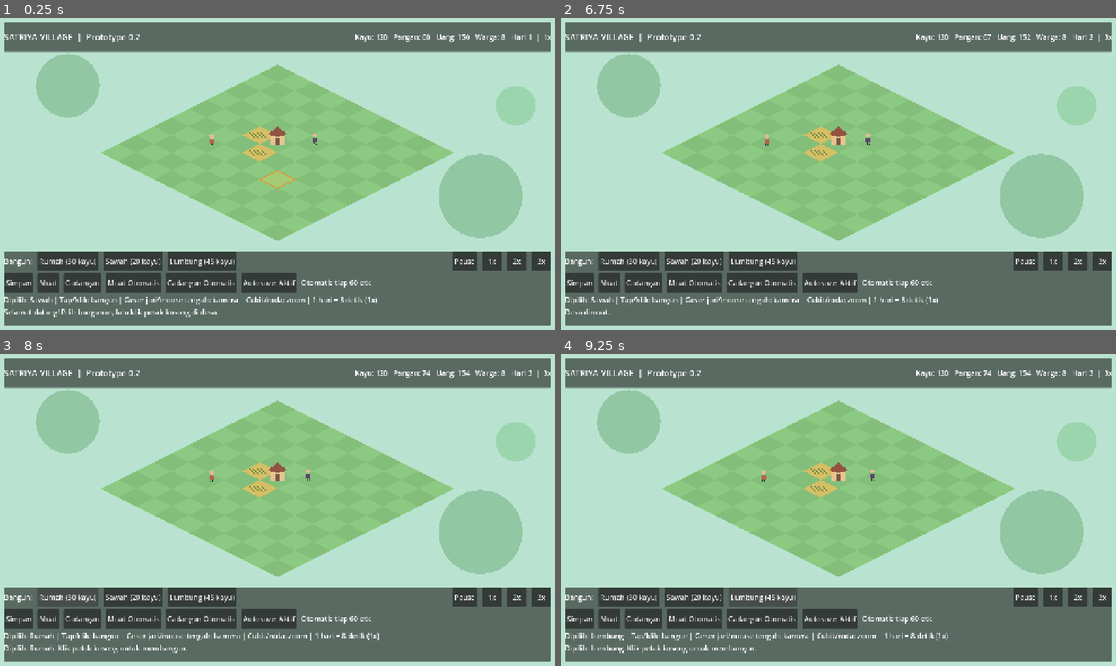
Above: before the commit, frames 1-4 (two rows, left to right).
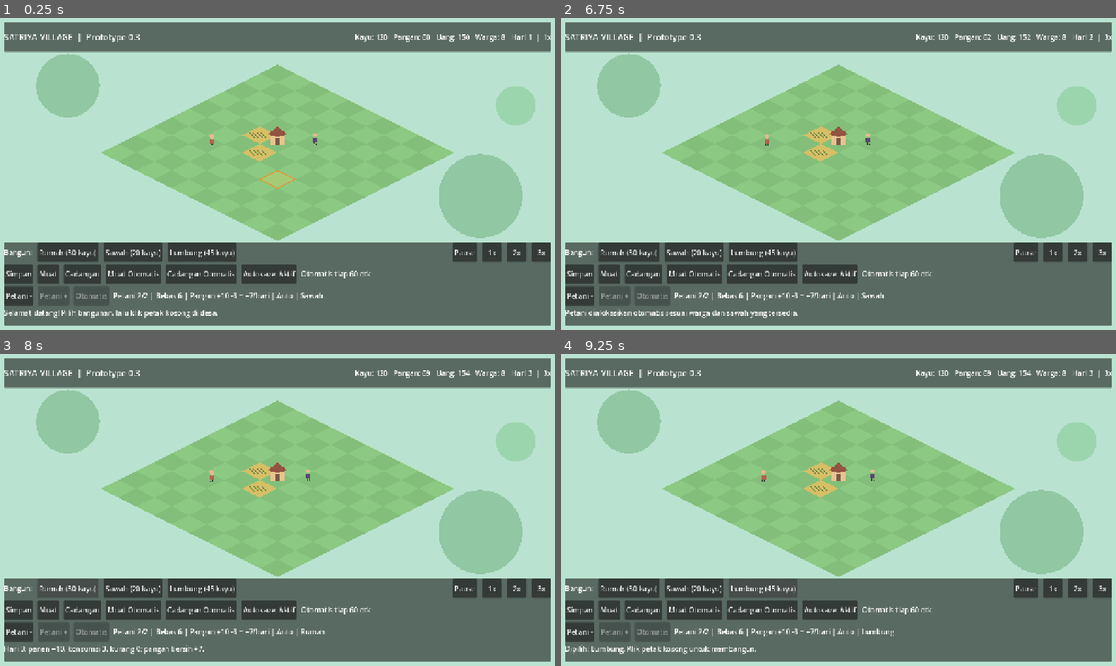
Above: after the commit, the same moments.

Repository: lalalostcode/satriya-village
Game: Godot game, scene res://scenes/main.tscn
The game is run twice, just before and just after one commit, with the same random seed, the same clock (stepped at 60 frames per second) and the same inputs.
Inputs (mouse positions are in pixels of both pictures, inside the frame that each line leads up to):
- Up to frame 1 (0.25 s): no input
- Up to frame 2 (6.75 s): click "Pause" at 0.5 s; click "1x" at 1.25 s; click "2x" at 2 s; click "3x" at 2.75 s; click "Simpan" at 3.5 s; click "Muat" at 4.25 s; click (577, 295) at 5 s, where only the run after the commit has a clickable "Petani -"; click (616, 295) at 5.75 s, where only the run after the commit has a clickable "Petani +"; click (649, 295) at 6.5 s, where only the run after the commit has a clickable "Otomatis"
- Up to frame 3 (8 s): click "Rumah (30 kayu)" at 7.25 s
- Up to frame 4 (9.25 s): click "Sawah (20 kayu)" at 8 s; click "Lumbung (45 kayu)" at 8.75 s

The runs differ from the first frame. In frame 1, 7.8% of the frame differs, in the area x 0-100%, y 5-97%; in frame 2, 7.9%; in frame 3, 7.9%; in frame 4, 7.7%.

Commit message:
feat: add aggregate farm workers and observable production

Diff:
--- a/scripts/main.gd
+++ b/scripts/main.gd
@@ -38,6 +38,9 @@
 var autosave_button: Button
 var hud_header: PanelContainer
 var hud_footer: PanelContainer
+var farm_minus_button: Button
+var farm_plus_button: Button
+var farm_auto_button: Button
 
 
 func _ready() -> void:
@@ -58,6 +61,8 @@
     for i in days:
         settlement.advance_day()
     if days > 0:
+        var report: Dictionary = settlement.last_day_report
+        status_label.text = "Hari %d: panen +%d, konsumsi %d, kurang %d; pangan bersih %+d." % [clock.day, report.produced, report.consumed, report.unmet, report.net]
         _update_hud()
     _accept_autosave_result(autosave.advance(delta, settlement, clock))
     queue_redraw()
@@ -273,7 +278,7 @@
     header.add_child(top)
 
     var title := Label.new()
-    title.text = "SATRIYA VILLAGE  |  Prototype 0.2"
+    title.text = "SATRIYA VILLAGE  |  Prototype 0.3"
     title.add_theme_font_size_override("font_size", 19)
     top.add_child(title)
     var space := Control.new()
@@ -286,8 +291,8 @@
 
     var footer := PanelContainer.new()
     hud_footer = footer
-    footer.position = Vector2(20, 536)
-    footer.size = Vector2(1240, 168)
+    footer.position = Vector2(20, 516)
+    footer.size = Vector2(1240, 188)
     layer.add_child(footer)
     var vertical := VBoxContainer.new()
     vertical.add_theme_constant_override("separation", 5)
@@ -338,8 +343,24 @@
     autosave_label.size_flags_horizontal = Control.SIZE_EXPAND_FILL
     files.add_child(autosave_label)
 
+    var workers := HBoxContainer.new()
+    workers.add_theme_constant_override("separation", 10)
+    vertical.add_child(workers)
+    for entry in [["Petani -", _change_farm_workers.bind(-1)], ["Petani +", _change_farm_workers.bind(1)], ["Otomatis", _automatic_farming]]:
+        var button := Button.new()
+        button.custom_minimum_size = Vector2(44, 44)
+        button.text = entry[0]
+        button.add_to_group("workforce_controls")
+        button.pressed.connect(entry[1])
+        button.tooltip_text = "Satu petani mengaktifkan satu sawah; tanpa petani tidak ada panen."
+        workers.add_child(button)
+        match entry[0]:
+            "Petani -": farm_minus_button = button
+            "Petani +": farm_plus_button = button
+            "Otomatis": farm_auto_button = button
     help_label = Label.new()
-    vertical.add_child(help_label)
+    help_label.tooltip_text = "Tap/klik: bangun | Geser jari/mouse tengah: kamera | Cubit/roda: zoom"
+    workers.add_child(help_label)
     status_label = Label.new()
     status_label.text = "Selamat datang! Pilih bangunan, lalu klik petak kosong di desa."
     vertical.add_child(status_label)
@@ -354,6 +375,20 @@
 func _set_speed(value: float) -> void:
     clock.set_speed(value)
     status_label.text = "Waktu dijeda." if clock.speed == 0.0 else "Kecepatan waktu: %sx." % str(int(clock.speed))
+    _update_hud()
+
+
+func _change_farm_workers(delta: int) -> void:
+    var workers: Dictionary = settlement.workforce()
+    var target: int = clampi(int(workers.assigned) + delta, 0, int(workers.capacity))
+    if settlement.set_farm_worker_target(target):
+        status_label.text = "Batas petani: %d. Berlaku untuk panen berikutnya." % target
+        _update_hud()
+
+
+func _automatic_farming() -> void:
+    settlement.set_farm_worker_target(-1)
+    status_label.text = "Petani dialokasikan otomatis sesuai warga dan sawah yang tersedia."
     _update_hud()
 
 
@@ -434,4 +469,10 @@
     if time_label != null:
         time_label.text = "Hari %d  |  %sx" % [clock.day, str(int(clock.speed))]
     if help_label != null:
-        help_label.text = "Dipilih: %s | Tap/klik: bangun | Geser jari/mouse tengah: kamera | Cubit/roda: zoom | 1 hari = 8 detik (1x)" % current_building
+        var workers: Dictionary = settlement.workforce()
+        var projection: Dictionary = settlement.food_projection()
+        var mode: String = "Auto" if settlement.farm_worker_target == -1 else "Batas %d" % settlement.farm_worker_target
+        help_label.text = "Petani %d/%d | Bebas %d | Pangan +%d -%d = %+d/hari | %s | %s" % [workers.assigned, workers.slots, workers.idle, projection.produced, projection.consumed, projection.net, mode, current_building]
+        farm_minus_button.disabled = workers.assigned == 0
+        farm_plus_button.disabled = workers.assigned >= workers.capacity
+        farm_auto_button.disabled = settlement.farm_worker_target == -1
--- a/scripts/persistence/save_store.gd
+++ b/scripts/persistence/save_store.gd
@@ -15,12 +15,13 @@
     for cell: Vector2i in settlement.buildings:
         buildings.append({"id": settlement.buildings[cell], "x": cell.x, "y": cell.y})
     return {
-        "schema_version": 1, "content_version": "prototype-1",
+        "schema_version": 2, "content_version": "prototype-2",
         "saved_at_utc": int(Time.get_unix_time_from_system()),
         "clock": {"day": clock.day, "elapsed": clock.elapsed, "speed": clock.speed},
         "settlement": {
             "id": "village-1", "width": 10, "height": 10,
             "population": settlement.population, "stocks": settlement.stocks.duplicate(),
+            "farm_worker_target": settlement.farm_worker_target,
             "buildings": buildings,
         },
     }
@@ -45,12 +46,21 @@
 func validate(data: Variant) -> Dictionary:
     if not data is Dictionary:
         return _failure("format")
-    if not _integer(data.get("schema_version"), 1, MAX_VALUE) or data.schema_version != 1:
+    if not _integer(data.get("schema_version"), 1, 2):
         return _failure("version")
-    if data.get("content_version") != "prototype-1":
+    var content: String = "prototype-1" if data.schema_version == 1 else "prototype-2"
+    if data.get("content_version") != content:
         return _failure("content")
     if not _keys(data, ["schema_version", "content_version", "saved_at_utc", "clock", "settlement"]):
         return _failure("fields")
+    if data.schema_version == 1:
+        if not _keys(data.settlement, ["id", "width", "height", "population", "stocks", "buildings"]):
+            return _failure("settlement")
+        var upgraded: Dictionary = data.duplicate(true)
+        upgraded.schema_version = 2
+        upgraded.content_version = "prototype-2"
+        upgraded.settlement.farm_worker_target = -1
+        return validate(upgraded)
     if not _integer(data.saved_at_utc, 0, 9999999999):
         return _failure("timestamp")
     var c: Variant = data.clock
@@ -61,12 +71,14 @@
     if c.elapsed < 0.0 or c.elapsed >= Clock.SECONDS_PER_DAY or not _integer(c.speed, 0, 3):
         return _failure("clock")
     var s: Variant = data.settlement
-    if not _keys(s, ["id", "width", "height", "population", "stocks", "buildings"]):
+    if not _keys(s, ["id", "width", "height", "population", "stocks", "buildings", "farm_worker_target"]):
         return _failure("settlement")
     if s.id != "village-1" or not _integer(s.width, 10, 10) or not _integer(s.height, 10, 10):
         return _failure("map")
     if not _integer(s.population, 0, MAX_VALUE) or not _keys(s.stocks, ["wood", "food", "coins"]):
         return _failure("inventory")
+    if not _integer(s.farm_worker_target, -1, int(s.population)):
+        return _failure("workforce")
     for value: Variant in s.stocks.values():
         if not _integer(value, 0, MAX_VALUE):
             return _failure("inventory")
@@ -88,6 +100,7 @@
     for key: String in s.stocks:
         model.stocks[key] = int(s.stocks[key])
     model.population = int(s.population)
+    model.farm_worker_target = int(s.farm_worker_target)
     var restored_clock := Clock.new()
     restored_clock.day = int(c.day)
     restored_clock.elapsed = float(c.elapsed)
--- a/scripts/simulation/building_catalog.gd
+++ b/scripts/simulation/building_catalog.gd
@@ -1,9 +1,9 @@
 extends RefCounted
 ## Stable IDs and prototype rules, not final balancing.
 const DEFINITIONS: Dictionary = {
-    "house": {"name": "Rumah", "wood": 30, "population": 2, "food": 0},
-    "rice_field": {"name": "Sawah", "wood": 20, "population": 0, "food": 5},
-    "granary": {"name": "Lumbung", "wood": 45, "population": 0, "food": 0},
+    "house": {"name": "Rumah", "wood": 30, "population": 2, "food": 0, "worker_slots": 0},
+    "rice_field": {"name": "Sawah", "wood": 20, "population": 0, "food": 5, "worker_slots": 1},
+    "granary": {"name": "Lumbung", "wood": 45, "population": 0, "food": 0, "worker_slots": 0},
 }
 
 static func id_for_name(display_name: String) -> String:
--- a/scripts/simulation/settlement_state.gd
+++ b/scripts/simulation/settlement_state.gd
@@ -9,6 +9,8 @@
 }
 var stocks: Dictionary = {"wood": 120, "food": 60, "coins": 150}
 var population: int = 8
+var farm_worker_target: int = -1 # -1 = automatic allocation; otherwise a manual cap.
+var last_day_report: Dictionary = {}
 
 func contains(cell: Vector2i) -> bool:
     return cell.x >= 0 and cell.x < WIDTH and cell.y >= 0 and cell.y < HEIGHT
@@ -38,9 +40,43 @@
     population += int(definition.population)
     return "ok"
 
+func set_farm_worker_target(target: int) -> bool:
+    if target < -1 or target > population:
+        return false
+    farm_worker_target = target
+    return true
+
+func workforce() -> Dictionary:
+    var cells: Array = buildings.keys()
+    cells.sort_custom(func(a: Vector2i, b: Vector2i) -> bool:
+        return a.y < b.y if a.y != b.y else a.x < b.x)
+    var budget: int = population if farm_worker_target == -1 else mini(population, farm_worker_target)
+    var allocations: Dictionary = {}
+    var assigned: int = 0
+    var slots: int = 0
+    var production: int = 0
+    for cell: Vector2i in cells:
+        var definition: Dictionary = Catalog.DEFINITIONS[buildings[cell]]
+        var available: int = int(definition.worker_slots)
+        if available == 0:
+            continue
+        slots += available
+        var workers: int = mini(available, maxi(0, budget - assigned))
+        allocations[cell] = workers
+        assigned += workers
+        if workers == available:
+            production += int(definition.food)
+    return {"assigned": assigned, "idle": population - assigned, "slots": slots,
+        "capacity": mini(population, slots), "production": production, "allocations": allocations}
+
+func food_projection() -> Dictionary:
+    var workers := workforce()
+    var consumed: int = mini(stocks.food + int(workers.production), 3)
+    return {"produced": int(workers.production), "consumed": consumed,
+        "unmet": 3 - consumed, "net": int(workers.production) - consumed,
+        "coins": 2, "workers": int(workers.assigned)}
+
 func advance_day() -> void:
-    var production: int = 0
-    for id: String in buildings.values():
-        production += int(Catalog.DEFINITIONS[id].food)
-    var consumed: int = mini(stocks.food + production, 3)
-    transact({"food": production - consumed, "coins": 2})
+    var report := food_projection()
+    if transact({"food": report.net, "coins": report.coins}):
+        last_day_report = report
--- a/tests/test_persistence.gd
+++ b/tests/test_persistence.gd
@@ -97,7 +97,7 @@
     var cases: Array = []
     for value: Variant in [null, [], "data", 42, true]:
         cases.append(value)
-    for value: Variant in [2, 0, 1.5, true, "1"]:
+    for value: Variant in [3, 0, 1.5, true, "2"]:
         var data := base.duplicate(true)
         data.schema_version = value
         cases.append(data)
@@ -138,7 +138,7 @@
         store._write_text(store.path, text)
         check(store.load_game().ok, false, "empty/truncated/wrong root rejected")
     var future := base.duplicate(true)
-    future.schema_version = 2
+    future.schema_version = 3
     var future_text := JSON.stringify(future)
     store._write_text(store.path, future_text)
     check(store.save_game(Settlement.new(), Clock.new()).error, "protected_save", "newer primary protected")
@@ -234,6 +234,7 @@
         var model := Settlement.new()
         var clock := Clock.new()
         model.try_place("granary", Vector2i(9, 9))
+        model.set_farm_worker_target(1)
         clock.day = 12
         clock.elapsed = 6.25
         clock.speed = 0.0
@@ -246,4 +247,6 @@
         check(result.clock.day, 12, "day survives restart")
         check(result.clock.elapsed, 6.25, "remainder survives restart")
         check(result.clock.speed, 0.0, "pause survives restart")
-    return true
+        check(result.settlement.farm_worker_target, 1, "worker policy survives restart")
+        check(result.settlement.workforce().production, 5, "worker-limited production survives restart")
+    return true
--- a/tests/test_prototype.gd
+++ b/tests/test_prototype.gd
@@ -46,8 +46,8 @@
 func exercise() -> bool:
     # Inject events through the viewport, including GUI consumption, not signals alone.
     for button: Node in game.find_children("*", "Button", true, false):
-        if button.is_in_group("persistence_controls"):
-            continue # File I/O and these buttons are covered by test_persistence.gd.
+        if button.is_in_group("persistence_controls") or button.is_in_group("workforce_controls"):
+            continue # Dedicated persistence/workforce suites cover these controls.
         var before: int = game.settlement.buildings.size()
         click_at(button.get_global_rect().get_center())
         check(game.settlement.buildings.size(), before, "HUD never places: " + button.text)
--- /dev/null
+++ b/tests/test_workforce.gd
@@ -0,0 +1,240 @@
+extends SceneTree
+const Settlement = preload("res://scripts/simulation/settlement_state.gd")
+const Clock = preload("res://scripts/simulation/simulation_clock.gd")
+const Store = preload("res://scripts/persistence/save_store.gd")
+const Autosave = preload("res://scripts/persistence/autosave_controller.gd")
+var passed: int = 0
+var failed: int = 0
+var directory: String
+var game: Node2D
+
+func _initialize() -> void:
+    call_deferred("_run")
+
+func check(actual: Variant, expected: Variant, label: String) -> void:
+    if actual == expected:
+        passed += 1
+    else:
+        failed += 1
+        push_error("FAIL %s: expected %s, got %s" % [label, expected, actual])
+
+func _run() -> void:
+    directory = "res://.godot/workforce-tests/" + str(Time.get_ticks_usec())
+    for method: String in ["test_allocation", "test_production", "test_migration_and_persistence"]:
+        if call(method) != true:
+            failed += 1
+    if await test_ui() != true:
+        failed += 1
+    print("Workforce: %d passed, %d failed" % [passed, failed])
+    quit(1 if failed else 0)
+
+func test_allocation() -> bool:
+    var model := Settlement.new()
+    var workers := model.workforce()
+    check(workers.assigned, 2, "two starter farmers")
+    check(workers.idle, 6, "remaining population idle")
+    check(workers.slots, 2, "only fields offer work")
+    check(workers.production, 10, "starter production retained")
+    check(model.set_farm_worker_target(1), true, "manual limit accepted")
+    check(model.workforce().assigned, 1, "manual limit applied")
+    check(model.workforce().allocations[Vector2i(3, 4)], 1, "earlier row field staffed")
+    check(model.workforce().allocations[Vector2i(4, 5)], 0, "later row field idle")
+    check(model.set_farm_worker_target(-2), false, "negative invalid limit rejected")
+    check(model.set_farm_worker_target(9), false, "limit exceeding workforce rejected")
+    check(model.farm_worker_target, 1, "invalid commands preserve policy")
+    model.try_place("rice_field", Vector2i(0, 0))
+    check(model.workforce().assigned, 1, "new field respects manual cap")
+    check(model.workforce().allocations[Vector2i.ZERO], 1, "new earlier field gets deterministic allocation")
+    check(model.workforce().production, 5, "only staffed field produces")
+    model.set_farm_worker_target(-1)
+    check(model.workforce().assigned, 3, "automatic fills new field")
+    model.population = 1
+    check(model.workforce().assigned, 1, "scarce workers cannot fill all slots")
+    check(model.workforce().idle, 0, "no negative idle workforce")
+    var reversed := Settlement.new()
+    reversed.population = 1
+    reversed.buildings.clear()
+    var cells: Array = model.buildings.keys()
+    cells.reverse()
+    for cell: Vector2i in cells:
+        reversed.buildings[cell] = model.buildings[cell]
+    check(reversed.workforce().allocations, model.workforce().allocations, "allocation independent of insertion order")
+    model.population = 0
+    check(model.workforce().assigned, 0, "no workers means no assignment")
+    check(model.workforce().production, 0, "no free production")
+    model.population = 8
+    model.buildings.clear()
+    check(model.workforce().assigned, 0, "no fields means no assignment")
+    check(model.workforce().idle, 8, "all idle without fields")
+    return true
+
+func test_production() -> bool:
+    for target: int in [-1, 1, 0]:
+        var model := Settlement.new()
+        model.set_farm_worker_target(target)
+        var before: int = model.stocks.food
+        model.advance_day()
+        var expected_produced: int = 10 if target == -1 else target * 5
+        check(model.stocks.food, before + expected_produced - 3, "food ledger target " + str(target))
+        check(model.stocks.coins, 152, "income applied once")
+        check(model.last_day_report.produced, expected_produced, "reported production is real production")
+        check(model.last_day_report.net, model.stocks.food - before, "report reconciles inventory")
+        check(model.last_day_report.consumed, 3, "starter consumption retained")
+    var depleted := Settlement.new()
+    depleted.set_farm_worker_target(0)
+    depleted.stocks.food = 1
+    depleted.advance_day()
+    check(depleted.stocks.food, 0, "food cannot be negative")
+    check(depleted.last_day_report.consumed, 1, "consume only available food")
+    check(depleted.last_day_report.unmet, 2, "unmet need reported")
+    depleted.advance_day()
+    check(depleted.last_day_report.unmet, 3, "unmet need at zero food")
+    depleted.set_farm_worker_target(-1)
+    depleted.advance_day()
+    check(depleted.stocks.food, 7, "staffed production can feed same day")
+    check(depleted.last_day_report.unmet, 0, "production resolves current need")
+    # Equivalent simulated duration produces the same data at every speed.
+    for speed: float in [1.0, 2.0, 3.0]:
+        var model := Settlement.new()
+        model.set_farm_worker_target(1)
+        var clock := Clock.new()
+        clock.set_speed(speed)
+        for i: int in clock.advance(48.0 / speed):
+            model.advance_day()
+        check(model.stocks.food, 72, "six daily ticks at speed " + str(speed))
+        check(model.stocks.coins, 162, "income independent of speed")
+    return true
+
+func legacy_snapshot(store: RefCounted) -> Dictionary:
+    var data: Dictionary = store.capture(Settlement.new(), Clock.new())
+    data.schema_version = 1
+    data.content_version = "prototype-1"
+    data.settlement.erase("farm_worker_target")
+    return data
+
+func test_migration_and_persistence() -> bool:
+    var store := Store.new(directory + "/manual.json")
+    var model := Settlement.new()
+    var clock := Clock.new()
+    clock.speed = 0.0
+    model.set_farm_worker_target(1)
+    check(store.save_game(model, clock).ok, true, "save manual farm policy")
+    check(store.load_game().settlement.farm_worker_target, 1, "manual policy roundtrip")
+    check(store.load_game().settlement.workforce().production, 5, "production restored from policy")
+    check(store.load_game().settlement.last_day_report.is_empty(), true, "transient report not persisted")
+    var data := store.capture(model, clock)
+    for invalid: Variant in [-2, 9, 0.5, true, "1", null]:
+        var bad := data.duplicate(true)
+        bad.settlement.farm_worker_target = invalid
+        check(store.validate(bad).ok, false, "invalid saved target rejected")
+    var missing := data.duplicate(true)
+    missing.settlement.erase("farm_worker_target")
+    check(store.validate(missing).ok, false, "v2 requires farm policy")
+    var old := legacy_snapshot(store)
+    var original := old.duplicate(true)
+    var migrated := store.validate(old)
+    check(migrated.ok, true, "v1 accepted")
+    check(migrated.data.schema_version, 2, "v1 migrates to v2")
+    check(migrated.data.content_version, "prototype-2", "content revision migrated")
+    check(migrated.settlement.farm_worker_target, -1, "old saves use automatic farming")
+    check(migrated.settlement.stocks, original.settlement.stocks, "legacy stocks preserved")
+    check(migrated.settlement.workforce().production, 10, "old starter output preserved")
+    check(old, original, "migration does not mutate input")
+    var text := JSON.stringify(old)
+    store._write_text(store.path, text)
+    check(store.load_game().ok, true, "legacy file loads")
+    check(FileAccess.get_file_as_string(store.path), text, "load does not rewrite legacy bytes")
+    check(store.save_game(model, clock).ok, true, "save after legacy load publishes v2")
+    check(store.load_game(true).settlement.farm_worker_target, -1, "legacy backup retains auto policy")
+    old.settlement.farm_worker_target = 0
+    check(store.validate(old).ok, false, "extra legacy fields not silently dropped")
+    var broken := original.duplicate(true)
+    broken.settlement.stocks.food = -1
+    check(store.validate(broken).ok, false, "legacy payload fully validated after migration")
+    var auto := Autosave.new(directory + "/auto.json")
+    auto.prime(model, clock)
+    model.set_farm_worker_target(0)
+    check(auto.advance(60.0, model, clock).ok, true, "paused policy alone makes autosave dirty")
+    check(auto.store.load_game().settlement.farm_worker_target, 0, "autosave policy roundtrip")
+    check(clock.day, 1, "saving policy never advances calendar")
+    return true
+
+func find_button(label: String) -> Button:
+    for button: Node in game.find_children("*", "Button", true, false):
+        if button.text == label:
+            return button
+    return null
+
+func click(label: String) -> void:
+    var button := find_button(label)
+    if button == null:
+        check(false, true, "missing button " + label)
+        return
+    for down: bool in [true, false]:
+        var event := InputEventMouseButton.new()
+        event.button_index = MOUSE_BUTTON_LEFT
+        event.position = button.get_global_rect().get_center()
+        event.pressed = down
+        root.push_input(event, true)
+
+func test_ui() -> bool:
+    root.size = Vector2i(1280, 720)
+    game = load("res://scenes/main.tscn").instantiate()
+    game.save_store = Store.new(directory + "/ui-manual.json")
+    game.autosave = Autosave.new(directory + "/ui-auto.json")
+    root.add_child(game)
+    game.set_process(false)
+    await process_frame
+    await process_frame
+    game.app_active = true
+    game._set_speed(0.0)
+    check(game.help_label.text.contains("Petani 2/2"), true, "initial worker HUD")
+    check(game.help_label.text.contains("+10 -3 = +7/hari"), true, "initial production projection")
+    var count: int = game.settlement.buildings.size()
+    click("Petani -")
+    check(game.settlement.farm_worker_target, 1, "minus button sets cap")
+    check(game.help_label.text.contains("+5 -3 = +2/hari"), true, "policy refreshes HUD")
+    check(game.clock.day, 1, "paused policy no calendar change")
+    check(game.settlement.stocks.food, 60, "paused policy no production")
+    check(game.settlement.buildings.size(), count, "worker HUD never places building")
+    game._set_speed(1.0)
+    game._process(8.0)
+    check(game.settlement.stocks.food, 62, "one-worker real daily production")
+    check(game.status_label.text.contains("panen +5, konsumsi 3"), true, "daily result visible")
+    game._set_speed(0.0)
+    click("Petani -")
+    check(find_button("Petani -").disabled, true, "cannot reduce below zero")
+    game._set_speed(1.0)
+    game._process(8.0)
+    check(game.settlement.stocks.food, 59, "zero-worker daily consumption")
+    game._set_speed(0.0)
+    click("Otomatis")
+    check(game.settlement.workforce().assigned, 2, "automatic restores workers")
+    check(find_button("Petani +").disabled, true, "cannot exceed available slots")
+    click("Petani -")
+    click("Simpan")
+    click("Otomatis")
+    click("Muat")
+    check(game.settlement.farm_worker_target, 1, "load restores UI policy")
+    check(game.help_label.text.contains("+2/hari"), true, "load restores production forecast")
+    var native_target: Vector2 = find_button("Petani +").get_global_rect().get_center()
+    for down: bool in [true, false]:
+        var event := InputEventScreenTouch.new()
+        event.position = native_target
+        event.pressed = down
+        Input.parse_input_event(event)
+        Input.flush_buffered_events()
+        await process_frame
+    check(game.settlement.workforce().assigned, 2, "touch operates worker control")
+    check(game.settlement.buildings.size(), count, "touch worker control never builds")
+    for button: Node in game.find_children("*", "Button", true, false):
+        var rect: Rect2 = button.get_global_rect()
+        check(rect.end.x <= 1280 and rect.end.y <= 720 and rect.size.y >= 44.0, true, "touch HUD fits " + button.text)
+    check(game.help_label.get_global_rect().end.x <= 1280, true, "worker forecast fits")
+    if OS.get_cmdline_user_args().has("--render-smoke"):
+        click("Petani -")
+        await process_frame
+        await process_frame
+        check(root.get_texture().get_image().save_png("res://.godot/workforce-tests/workforce-ui.png"), OK, "workforce render capture")
+    game.free()
+    return true
Not shown, added: tests/test_workforce.gd.uid
Not shown, added: docs/M2_WORKFORCE_CONTRACT.md
Not shown, changed: docs/ROADMAP.md
Not shown, changed: docs/SAVE_FORMAT.md
Not shown, changed: docs/TASK_LOG.md
